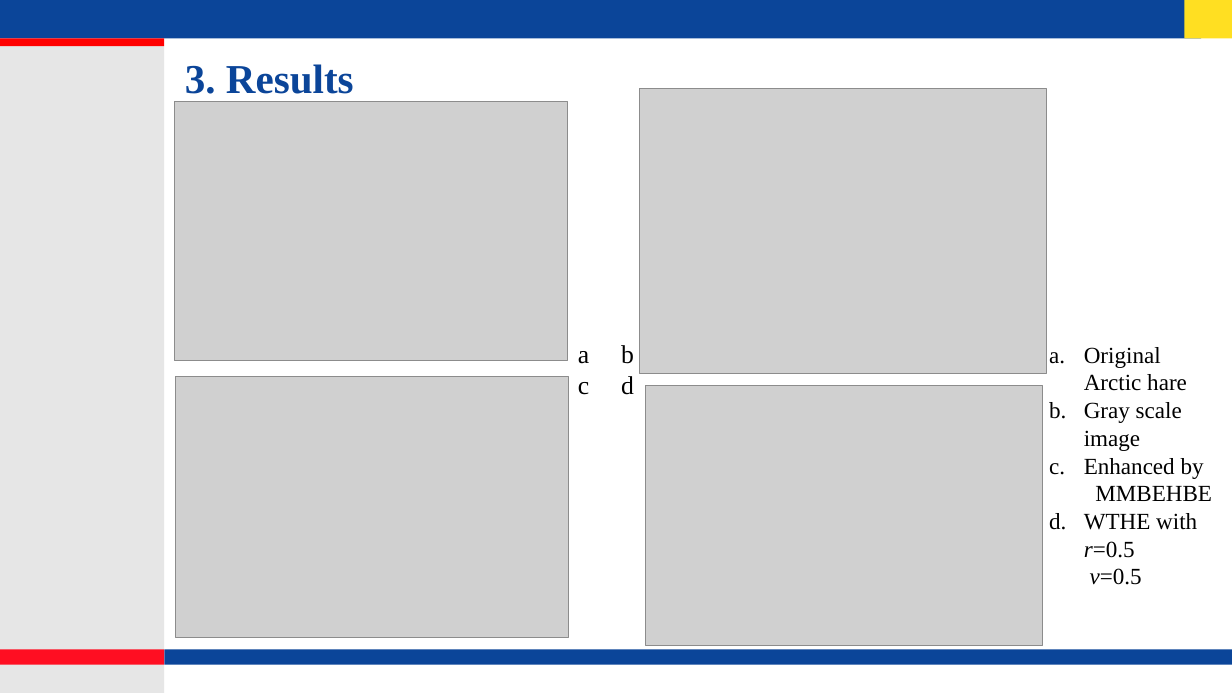
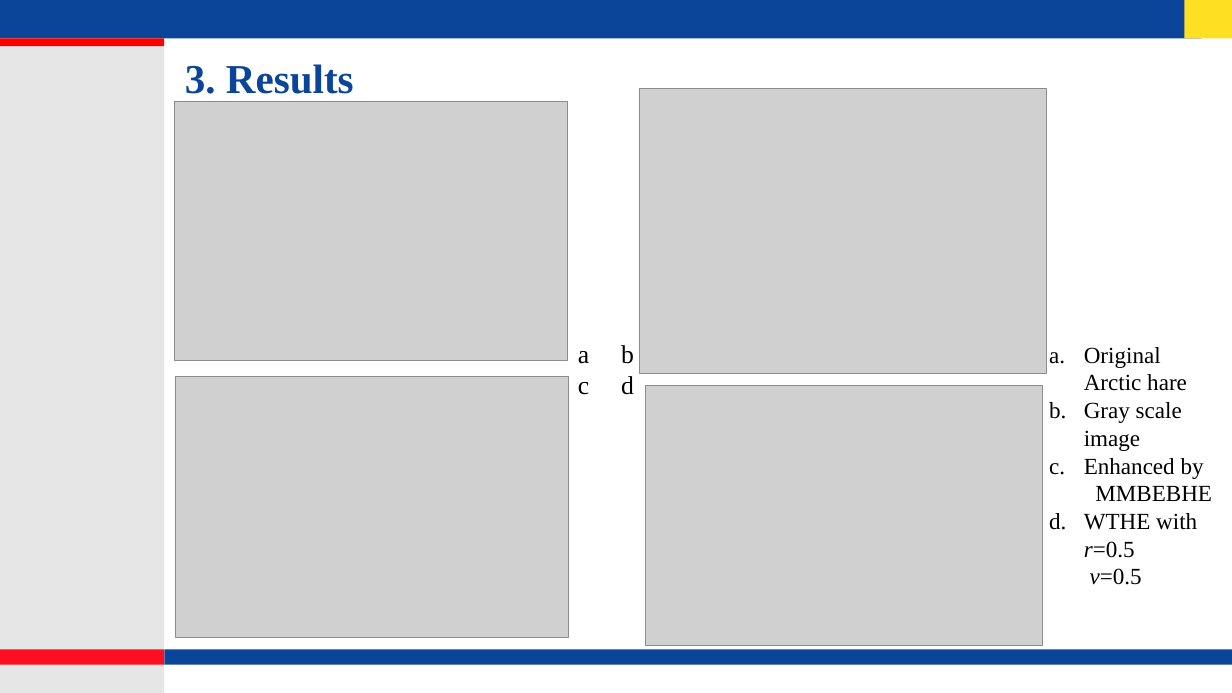
Before and after one commit to lohith921/DIP, a slide deck: slide 11 of Project/Presentation.pptx. Drawn at 1232x693 pixels with LibreOffice and Linux fonts; fonts in the diff are those of the drawing; grey boxes stand for pictures; background and template pictures are left out. Boxes give left, top, right and bottom in pixels: in the first picture for what was removed or moved away, otherwise in the second. Text is boxed around its words. In the diff, an @@ line names an element or a change of style, - is before the commit and + after.

```diff
--- a/Project/Presentation.pptx
+++ b/Project/Presentation.pptx
@@ text at (1095, 486, 1212, 501): text changed @@
-MMBEHBE
+MMBEBHE
```
Also in this commit, not shown: 3 other slides changed.
